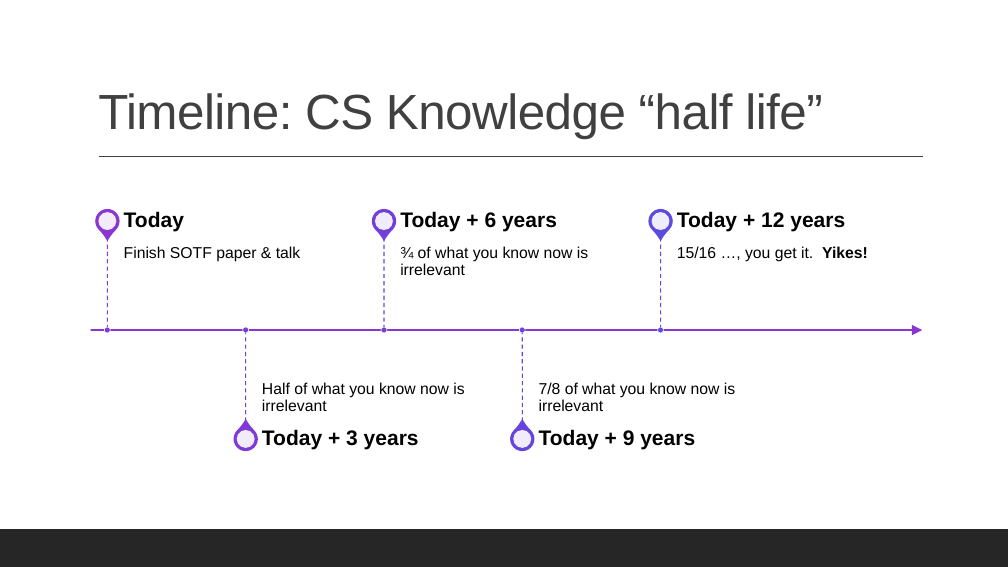
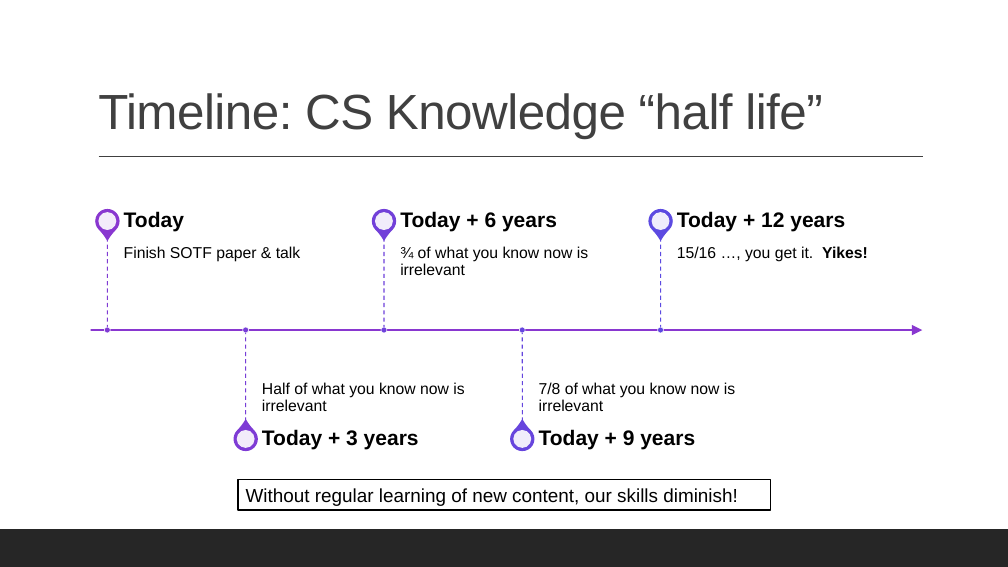
Before and after one commit to maherou/Teaching, a slide deck: slide 4 of files/CS373/IntroToCompSciResearch.pptx. Drawn at 1008x567 pixels with LibreOffice and Linux fonts; fonts in the diff are those of the drawing. Boxes give left, top, right and bottom in pixels: in the first picture for what was removed or moved away, otherwise in the second. Text is boxed around its words. In the diff, an @@ line names an element or a change of style, - is before the commit and + after.

```diff
--- a/files/CS373/IntroToCompSciResearch.pptx
+++ b/files/CS373/IntroToCompSciResearch.pptx
@@ rectangle added at [238,479,771,510], fill #FFFFFF, outline #000000 1.25 pt, 18 pt, text #000000 @@
+Without regular learning of new content, our skills diminish!
```
Also in this commit, not shown: 1 other slide changed, 1 slide removed, 3 other files.
